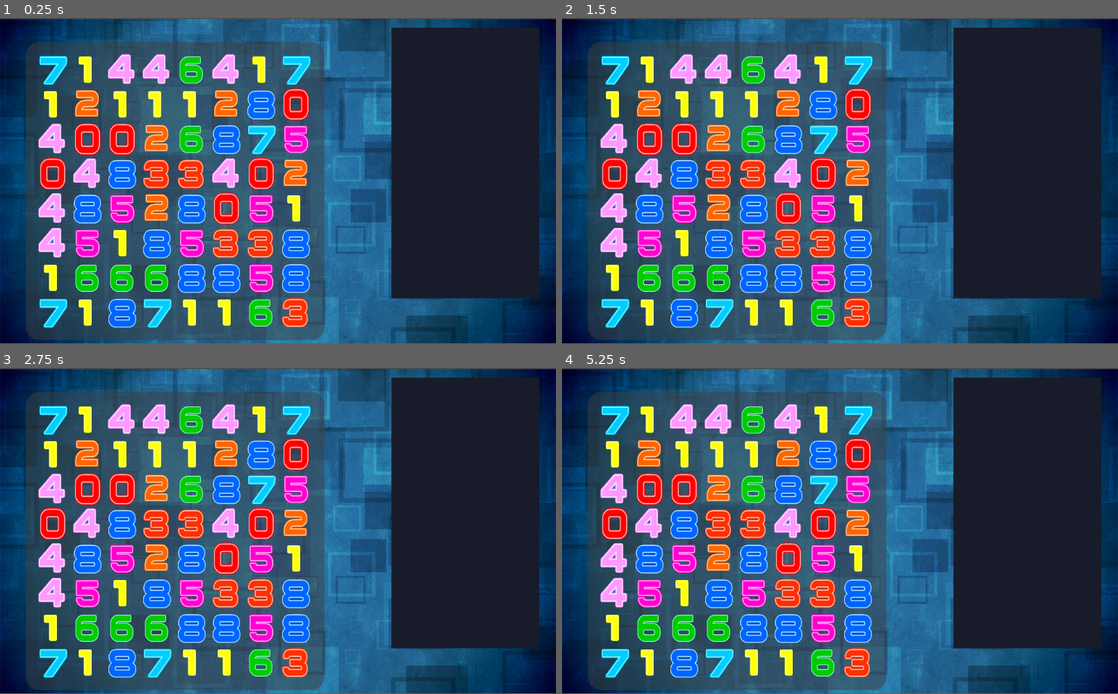
Above: before the commit, frames 1-4 (two rows, left to right).
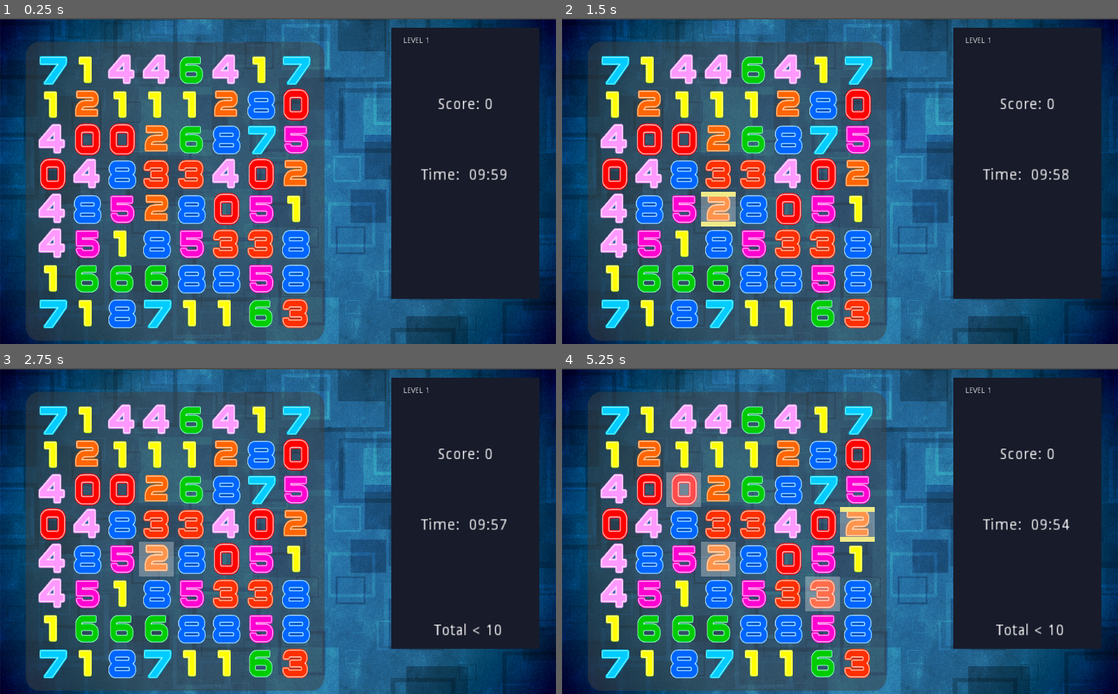
Above: after the commit, the same moments.

Repository: diegopatrik/Projeto-Connect10
Game: Godot game, scene res://Scenes/Game.tscn
The game is run twice, just before and just after one commit, with the same random seed, the same clock (stepped at 60 frames per second) and the same inputs. Before the commit the project has no main scene; this scene is started directly in both runs.
Inputs (mouse positions are in pixels of both pictures, inside the frame that each line leads up to):
- Up to frame 1 (0.25 s): no input
- Up to frame 2 (1.5 s): tap Enter at 0.5 s; move the mouse to (962, 164) at 0.52 s; click (962, 164) at 0.67 s; tap Space at 1.25 s; move the mouse to (728, 197) at 1.27 s; click (728, 197) at 1.42 s
- Up to frame 3 (2.75 s): tap Enter at 2 s; move the mouse to (333, 459) at 2.02 s; click (333, 459) at 2.17 s
- Up to frame 4 (5.25 s): tap Space at 2.75, 4.25 s; move the mouse to (812, 596) at 2.77 s; click (812, 596) at 2.92 s; tap Enter at 3.5 s; move the mouse to (1006, 579) at 3.52 s; click (1006, 579) at 3.67 s; move the mouse to (673, 482) at 4.27 s; click (673, 482) at 4.42 s; move the mouse to (867, 531) at 5.02 s; click (867, 531) at 5.17 s
The window is 800x468 before the commit and 800x469 after it. Grey fills any space a smaller window leaves; there, only what the larger window draws over its background counts as a difference.

The runs differ from the first frame. In frame 1, 7.0% of the frame differs, in the area x 0-100%, y 0-100%; in frame 2, 7.4%; in frame 3, 7.6%; in frame 4, 9.1%.

Commit message:
numbers selection, texts, timer ok

Diff:
--- a/Scenes/Game.tscn
+++ b/Scenes/Game.tscn
@@ -70,6 +70,9 @@
 size_flags_vertical = 1
 color = Color( 0.0944824, 0.105965, 0.167969, 1 )
 _sections_unfolded = [ "Mouse" ]
+__meta__ = {
+"_edit_lock_": true
+}
 
 [node name="HUD" type="ViewportContainer" parent="." index="4"]
 
@@ -90,56 +93,106 @@
 stretch = false
 stretch_shrink = 1
 
-[node name="Label" type="Label" parent="HUD" index="0"]
+[node name="Level" type="Label" parent="HUD" index="0"]
 
 anchor_left = 0.0
 anchor_top = 0.0
 anchor_right = 0.0
 anchor_bottom = 0.0
-margin_right = 40.0
-margin_bottom = 14.0
+margin_left = 22.0
+margin_top = 15.0
+margin_right = 70.0
+margin_bottom = 29.0
 rect_pivot_offset = Vector2( 0, 0 )
 rect_clip_content = false
 mouse_filter = 2
 mouse_default_cursor_shape = 0
 size_flags_horizontal = 1
 size_flags_vertical = 4
+text = "LEVEL 1"
 percent_visible = 1.0
 lines_skipped = 0
 max_lines_visible = -1
+_sections_unfolded = [ "Rect" ]
 
-[node name="Label2" type="Label" parent="HUD" index="1"]
+[node name="Score" type="Label" parent="HUD" index="1"]
 
 anchor_left = 0.0
 anchor_top = 0.0
 anchor_right = 0.0
 anchor_bottom = 0.0
-margin_right = 40.0
-margin_bottom = 14.0
+margin_left = 3.0
+margin_top = 126.0
+margin_right = 137.0
+margin_bottom = 140.0
+rect_scale = Vector2( 2, 2 )
 rect_pivot_offset = Vector2( 0, 0 )
 rect_clip_content = false
 mouse_filter = 2
 mouse_default_cursor_shape = 0
 size_flags_horizontal = 1
 size_flags_vertical = 4
+text = "Score: "
+align = 1
+valign = 1
 percent_visible = 1.0
 lines_skipped = 0
 max_lines_visible = -1
+_sections_unfolded = [ "Margin", "Rect" ]
 
-[node name="Label3" type="Label" parent="HUD" index="2"]
+[node name="Time" type="Label" parent="HUD" index="2"]
 
 anchor_left = 0.0
 anchor_top = 0.0
 anchor_right = 0.0
 anchor_bottom = 0.0
-margin_right = 40.0
-margin_bottom = 14.0
+margin_top = 256.0
+margin_right = 135.0
+margin_bottom = 270.0
+rect_scale = Vector2( 2, 2 )
 rect_pivot_offset = Vector2( 0, 0 )
 rect_clip_content = false
 mouse_filter = 2
 mouse_default_cursor_shape = 0
 size_flags_horizontal = 1
 size_flags_vertical = 4
+text = "Time: "
+align = 1
+valign = 1
 percent_visible = 1.0
 lines_skipped = 0
 max_lines_visible = -1
+_sections_unfolded = [ "Margin", "Rect" ]
+
+[node name="Message" type="Label" parent="HUD" index="3"]
+
+anchor_left = 0.0
+anchor_top = 0.0
+anchor_right = 0.0
+anchor_bottom = 0.0
+margin_left = 42.0
+margin_top = 450.0
+margin_right = 142.0
+margin_bottom = 450.0
+rect_scale = Vector2( 2, 2 )
+rect_pivot_offset = Vector2( 0, 0 )
+rect_clip_content = false
+mouse_filter = 2
+mouse_default_cursor_shape = 0
+size_flags_horizontal = 1
+size_flags_vertical = 4
+align = 1
+valign = 1
+percent_visible = 1.0
+lines_skipped = 0
+max_lines_visible = -1
+_sections_unfolded = [ "Mouse", "Theme" ]
+
+[node name="Timer" type="Timer" parent="." index="5"]
+
+process_mode = 1
+wait_time = 600.0
+one_shot = false
+autostart = true
+
+[connection signal="timeout" from="Timer" to="." method="_on_Timer_timeout"]
--- a/Scenes/Number.tscn
+++ b/Scenes/Number.tscn
@@ -1,7 +1,14 @@
-[gd_scene load_steps=3 format=2]
+[gd_scene load_steps=6 format=2]
 
 [ext_resource path="res://Scripts/Number.gd" type="Script" id=1]
-[ext_resource path="res://Sprites/1.png" type="Texture" id=2]
+[ext_resource path="res://Sprites/5.png" type="Texture" id=2]
+[ext_resource path="res://Sprites/up.png" type="Texture" id=3]
+[ext_resource path="res://Sprites/up2.png" type="Texture" id=4]
+
+[sub_resource type="RectangleShape2D" id=1]
+
+custom_solver_bias = 0.0
+extents = Vector2( 10, 10 )
 
 [node name="Number" type="Node2D"]
 
@@ -10,7 +17,40 @@
 script = ExtResource( 1 )
 _sections_unfolded = [ "Transform", "Z Index" ]
 
-[node name="Sprite" type="Sprite" parent="." index="0"]
+[node name="NumberSprite" type="Sprite" parent="." index="0"]
 
 texture = ExtResource( 2 )
 _sections_unfolded = [ "Transform" ]
+
+[node name="Selected" type="Sprite" parent="." index="1"]
+
+visible = false
+texture = ExtResource( 3 )
+_sections_unfolded = [ "Visibility" ]
+
+[node name="SelectedNow" type="Sprite" parent="." index="2"]
+
+visible = false
+texture = ExtResource( 4 )
+_sections_unfolded = [ "Visibility" ]
+
+[node name="Area2D" type="Area2D" parent="." index="3"]
+
+editor/display_folded = true
+input_pickable = true
+gravity_vec = Vector2( 0, 1 )
+gravity = 98.0
+linear_damp = 0.1
+angular_damp = 1.0
+audio_bus_override = false
+audio_bus_name = "Master"
+
+[node name="CollisionShape2D" type="CollisionShape2D" parent="Area2D" index="0"]
+
+position = Vector2( -0.199579, -0.0350819 )
+scale = Vector2( 3.16718, 3.16718 )
+shape = SubResource( 1 )
+
+[connection signal="mouse_entered" from="Area2D" to="." method="_mouse_entered"]
+
+[connection signal="mouse_exited" from="Area2D" to="." method="_mouse_exited"]
--- a/Scripts/Game.gd
+++ b/Scripts/Game.gd
@@ -1,12 +1,9 @@
 extends Node2D
-
-# class member variables go here, for example:
-# var a = 2
-# var b = "textvar"
 
 var number = preload("res://Scenes/Number.tscn")
 
 func _ready():
+	$HUD.get_node("Message").hide()
 
 	for x in range(1,9):
 		for i in range(1,9):
@@ -15,10 +12,25 @@
 			print("Pos: " + str(node.position))
 			$Grid.add_child(node)
 
+func _process(delta):
+	$HUD/Score.text = "Score: " + str(Global.score)
+	$HUD/Time.text = "Time: " + str( " %02d:%02d" % [int($Timer.time_left) / 60, int($Timer.time_left) % 60] )
 
+func _total():
 
+	if Global.total == 10:
+		$HUD.get_node("Message").show()
+		$HUD.get_node("Message").text = "Uhuuu 10!!!"
 
-#func _process(delta):
-#	# Called every frame. Delta is time since last frame.
-#	# Update game logic here.
-#	pass
+	elif Global.total < 10:
+		$HUD.get_node("Message").show()
+		$HUD.get_node("Message").text = "Total < 10"
+
+	else:
+		$HUD.get_node("Message").show()
+		$HUD.get_node("Message").text = "Total > 10"
+
+	Global.total = 0
+
+func _on_Timer_timeout():
+	pass # GAME OVER
--- /dev/null
+++ b/Scripts/Global.gd
@@ -0,0 +1,6 @@
+extends Node
+
+var status = "released"
+var total = 0
+var score = 0
+var last_pos = Vector2()
--- a/Scripts/Number.gd
+++ b/Scripts/Number.gd
@@ -1,17 +1,42 @@
 extends Node2D
-
-# class member variables go here, for example:
-# var a = 2
-# var b = "textvar"
 
 var number
 var value
+var mouse_in = false
+var is_clicked = false
 
 func _ready():
 	randomize()
 	number = int( rand_range(0,9) )
 	value = number
-	$Sprite.set("texture", load("res://Sprites/" + str(number) + ".png"))
+	$NumberSprite.set("texture", load("res://Sprites/" + str(number) + ".png"))
+
+func _input(event):
+	if event is InputEventMouseButton:
+		if event.is_pressed() and event.button_index == BUTTON_LEFT:
+			if mouse_in and Global.status == "released" and not is_clicked:
+				Global.status = "pressed"
+				is_clicked = true
+				$SelectedNow.set("visible", true)
+				$Selected.set("visible", true)
+				Global.total += value
+
+		elif !event.is_pressed() and Global.status == "pressed":
+			Global.status = "released"
+			get_tree().get_root().get_node("Game")._total()
 
 
-#func _process(delta):
+	elif event is InputEventMouseMotion:
+		if Global.status == "pressed" and mouse_in and not is_clicked:
+			is_clicked = true
+			$SelectedNow.set("visible", true)
+			$Selected.set("visible", true)
+			Global.total += value
+
+func _mouse_entered():
+	mouse_in = true
+	print("mouse_entered")
+
+func _mouse_exited():
+	mouse_in = false
+	$SelectedNow.set("visible", false)
--- a/project.godot
+++ b/project.godot
@@ -11,7 +11,21 @@
 [application]
 
 config/name="Connect 10 (DIEGO PATRIK)"
+run/main_scene="res://Scenes/Game.tscn"
 config/icon="res://icon.png"
+
+[autoload]
+
+Global="*res://Scripts/Global.gd"
+
+[display]
+
+window/stretch/mode="2d"
+
+[input]
+
+mouse_click=[ Object(InputEventMouseButton,"resource_local_to_scene":false,"resource_name":"","device":0,"alt":false,"shift":false,"control":false,"meta":false,"command":false,"button_mask":0,"position":Vector2( 0, 0 ),"global_position":Vector2( 0, 0 ),"factor":1.0,"button_index":1,"pressed":false,"doubleclick":false,"script":null)
+ ]
 
 [rendering]
 
Binary file added: Sprites/up.png
Not shown, added: Sprites/up.png.import
Binary file added: Sprites/up2.png
Not shown, added: Sprites/up2.png.import
